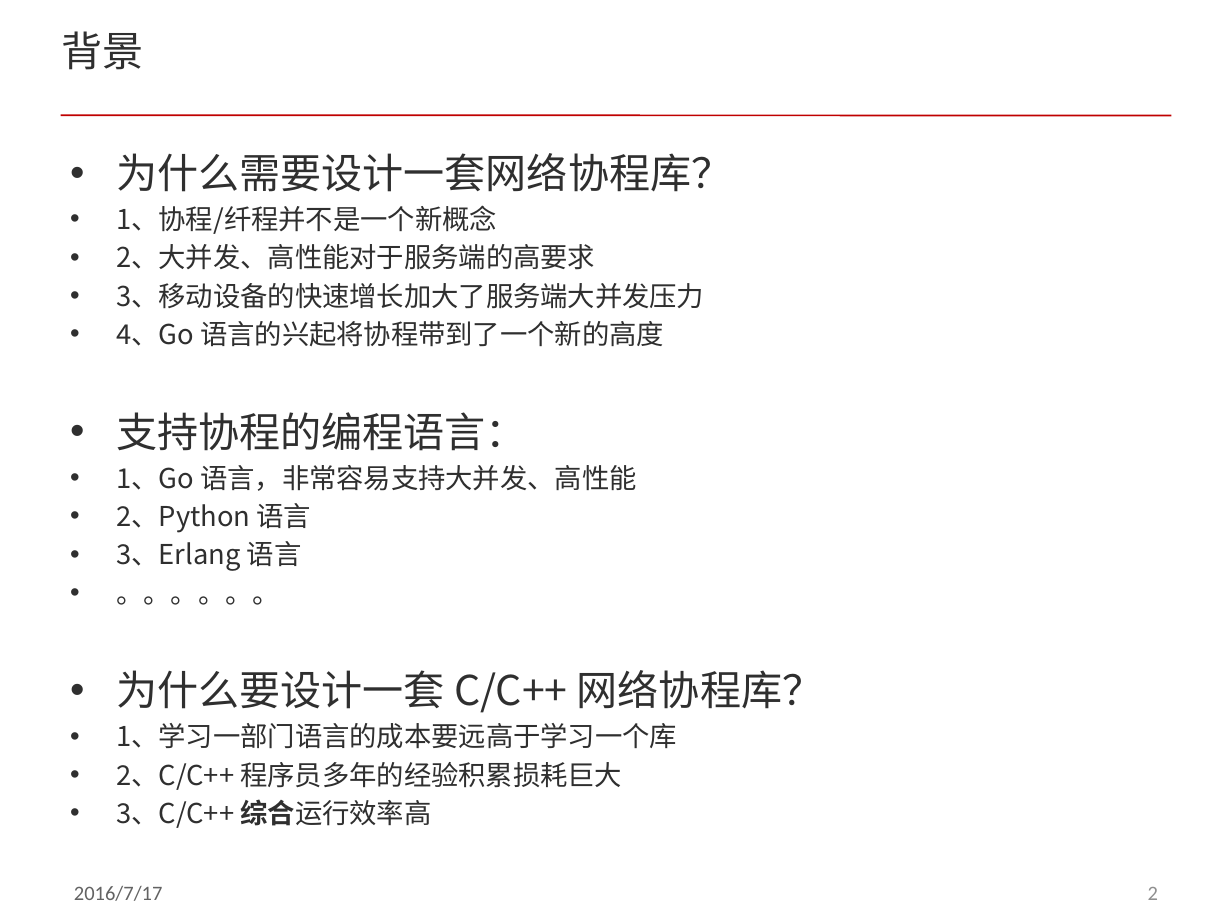
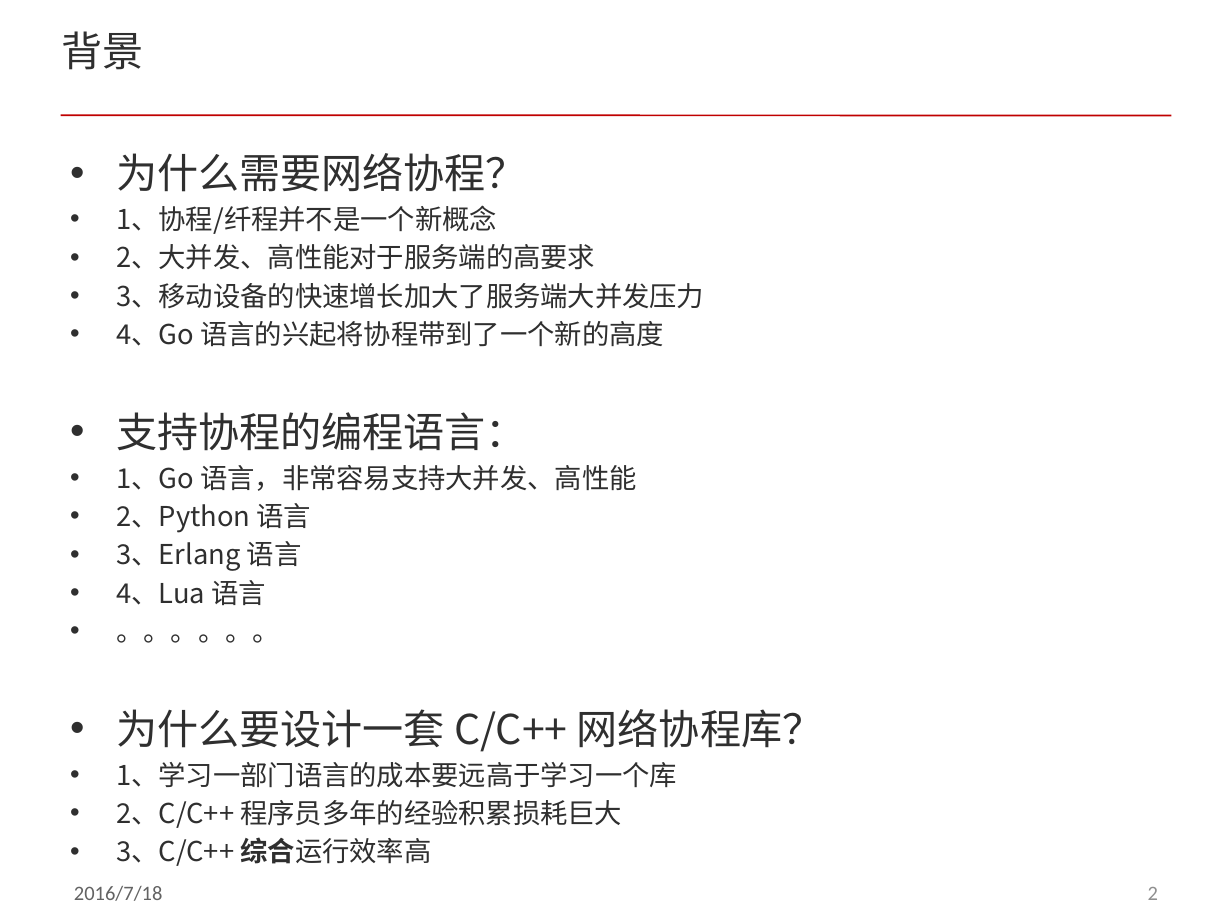
Before and after one commit to ddxflqm/acl, a slide deck: slide 2 of doc/acl_fiber.pptx. Drawn at 1232x924 pixels with LibreOffice and Linux fonts; fonts in the diff are those of the drawing; background and template pictures are left out. Boxes give left, top, right and bottom in pixels: in the first picture for what was removed or moved away, otherwise in the second. Text is boxed around its words. In the diff, an @@ line names an element or a change of style, - is before the commit and + after.

```diff
--- a/doc/acl_fiber.pptx
+++ b/doc/acl_fiber.pptx
@@ text at bbox=[116, 153, 527, 192]: text changed @@
-• 为什么需要设计一套网络协程库？
+• 为什么需要网络协程？
@@ text at bbox=[116, 580, 266, 605]: paragraph added @@
+• 4、Lua 语言
@@ text at bbox=[74, 886, 163, 901]: text changed @@
-2016/7/17
+2016/7/18
```
Also in this commit, not shown: 20 other slides changed, 4 slides added, 1 slide removed.
